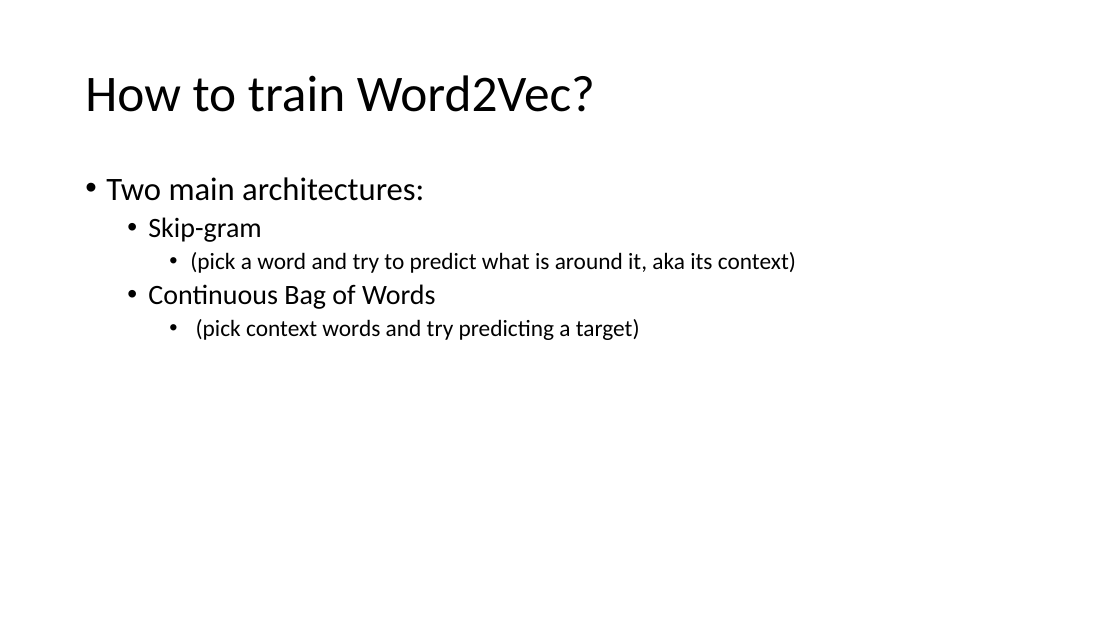
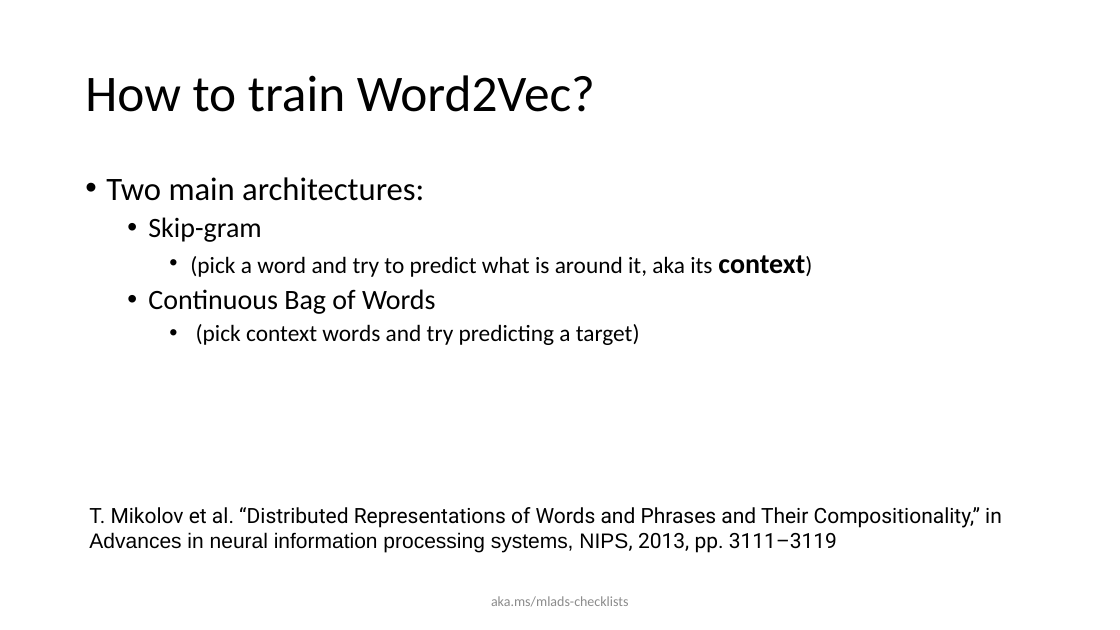
Before and after one commit to FarTaFar/MLADS19_DL4NLP, a slide deck: slide 18 of 41, Gururajan.pptx. Drawn at 1120x630 pixels with LibreOffice and Linux fonts; fonts in the diff are those of the drawing. Boxes give left, top, right and bottom in pixels: in the first picture for what was removed or moved away, otherwise in the second. Text is boxed around its words. In the diff, an @@ line names an element or a change of style, - is before the commit and + after.

```diff
--- a/41, Gururajan.pptx
+++ b/41, Gururajan.pptx
@@ text at bbox=[190, 255, 805, 277]: size 20 to 24 pt, bold on in "context)" @@
@@ text added at bbox=[89, 507, 1002, 553], 18 pt, text #000000 @@
+T. Mikolov et al. “Distributed Representations of Words and Phrases and Their Compositionality,” in Advances in neural information processing systems, NIPS, 2013, pp. 3111–3119
@@ text added at bbox=[491, 596, 629, 606], 12 pt, text #8C8C8C @@
+aka.ms/mlads-checklists
```
Also in this commit, not shown: 25 other slides changed, 1 other file.
